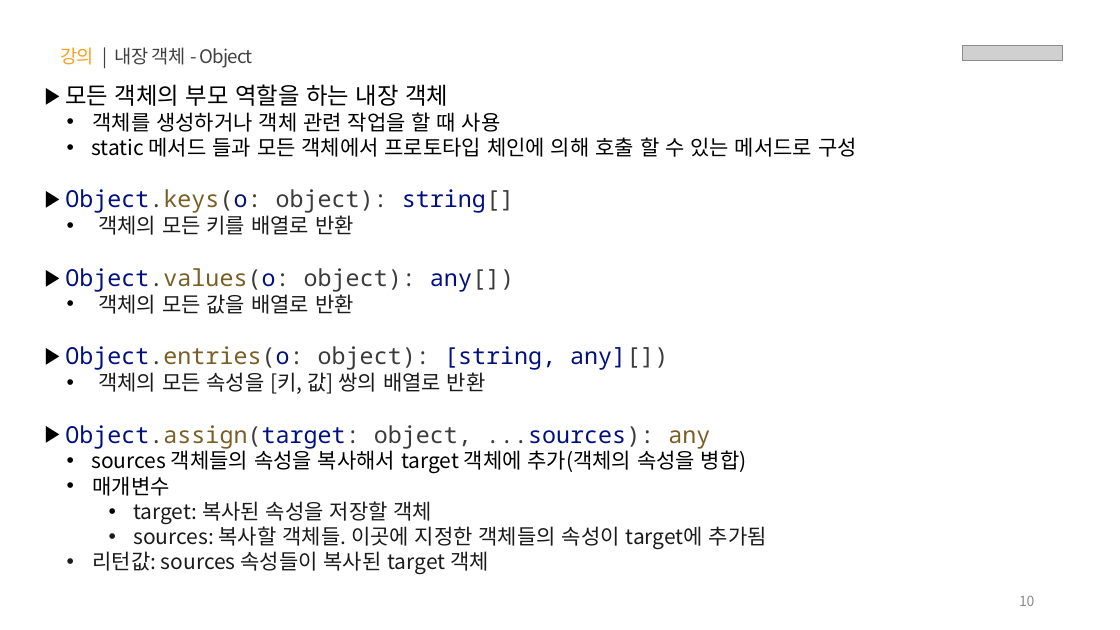
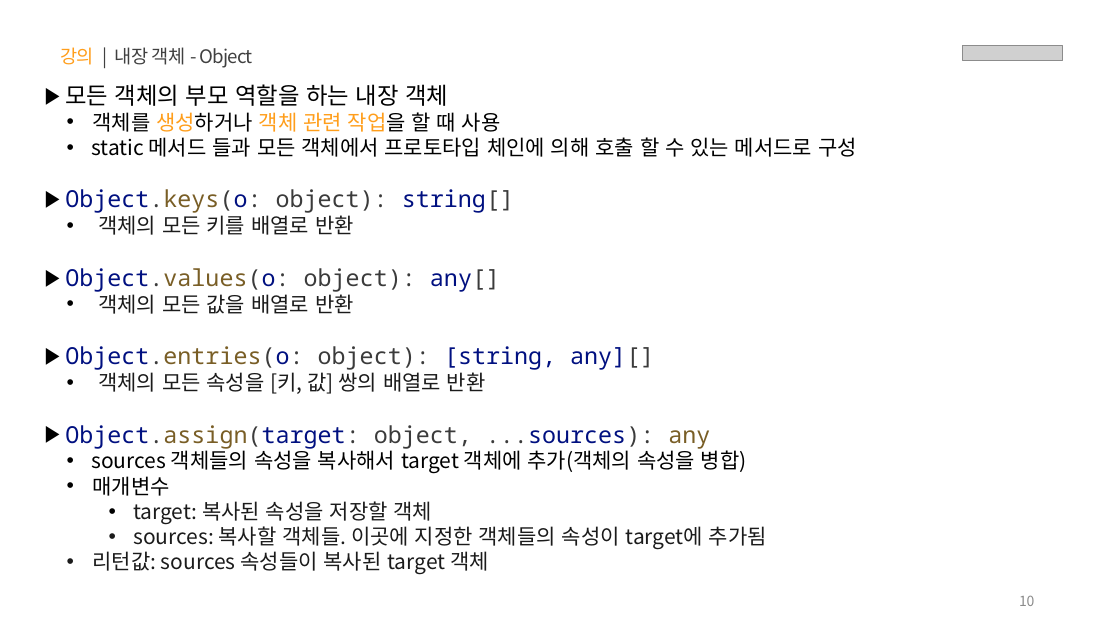
Before and after one commit to yebin-jeong/learn-js, a slide deck: slide 10 of PPT/07.자바스크립트 - 내장 함수.pptx. Drawn at 1120x630 pixels with LibreOffice and Linux fonts; fonts in the diff are those of the drawing; grey boxes stand for pictures. Boxes give left, top, right and bottom in pixels: in the first picture for what was removed or moved away, otherwise in the second. Text is boxed around its words. In the diff, an @@ line names an element or a change of style, - is before the commit and + after.

```diff
--- a/PPT/07.자바스크립트 - 내장 함수.pptx
+++ b/PPT/07.자바스크립트 - 내장 함수.pptx
@@ text at box(92, 112, 501, 132): text colour #000000 to #FF9E1B in "생성하거나 객체 관련 작업을" @@
@@ text at box(65, 268, 500, 292): text changed @@
-▶ Object.values(o: object): any[])
+▶ Object.values(o: object): any[]
@@ text at box(65, 346, 654, 370): text changed @@
-▶ Object.entries(o: object): [string, any][])
+▶ Object.entries(o: object): [string, any][]
```
Also in this commit, not shown: 11 other slides changed.
